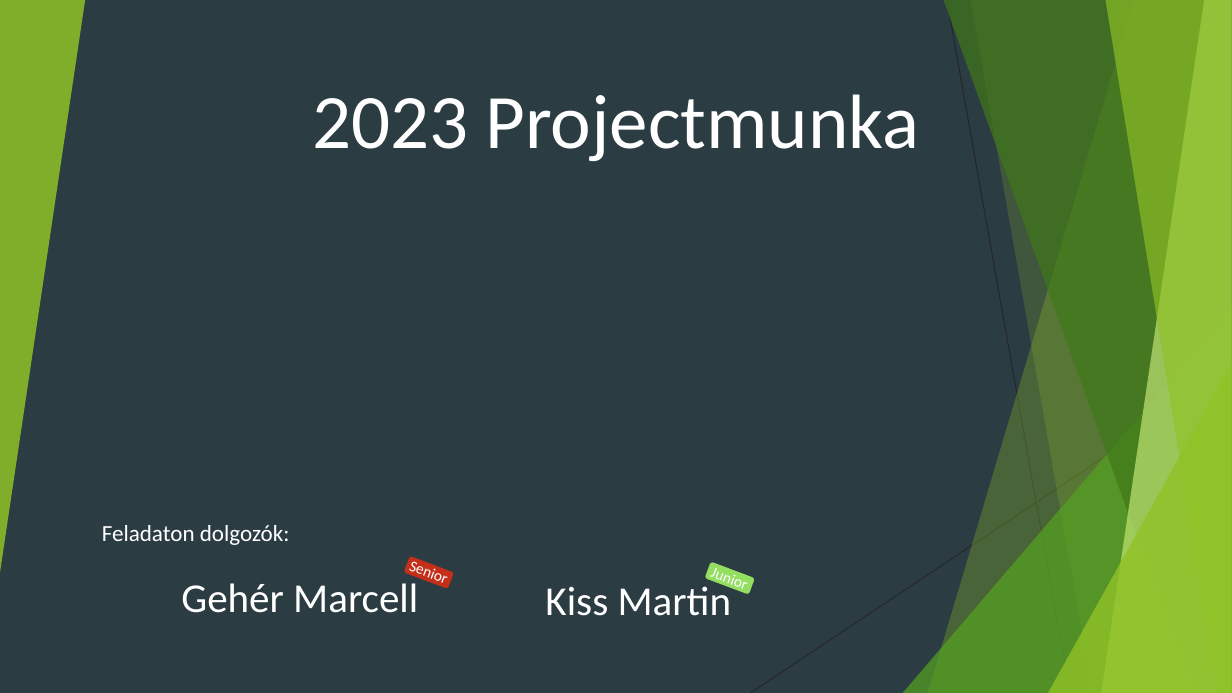
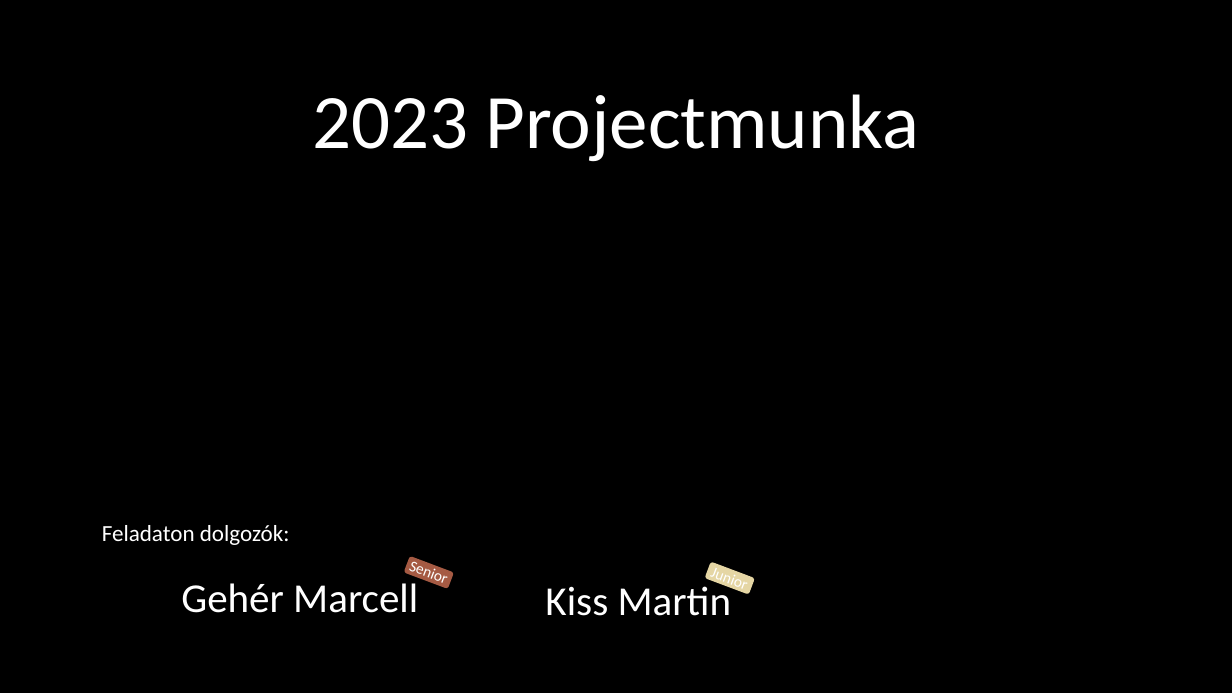
Before and after one commit to Geher-Marcell/Proj1-Epitmenyado-10A_B, a slide deck: slide 1 of BEMUTATÓ.pptx. Drawn at 1232x693 pixels with LibreOffice and Linux fonts; fonts in the diff are those of the drawing; background and template pictures are left out. Boxes give left, top, right and bottom in pixels: in the first picture for what was removed or moved away, otherwise in the second. Text is boxed around its words. In the diff, an @@ line names an element or a change of style, - is before the commit and + after.

```diff
--- a/BEMUTATÓ.pptx
+++ b/BEMUTATÓ.pptx
@@ background #2C3C43 to picture (left out) @@
@@ group removed at box(0, 0, 1232, 693): 5 freeform shapes, 3 triangles, 2 lines @@
@@ rounded rectangle at box(404, 556, 454, 589): fill #C42F1A to #A55A43 @@
@@ rounded rectangle at box(705, 562, 755, 595): fill #94DE61 to #E5D6A4 @@
```
Also in this commit, not shown: 1 other slide changed, 3 slides added, 3 slides removed.
